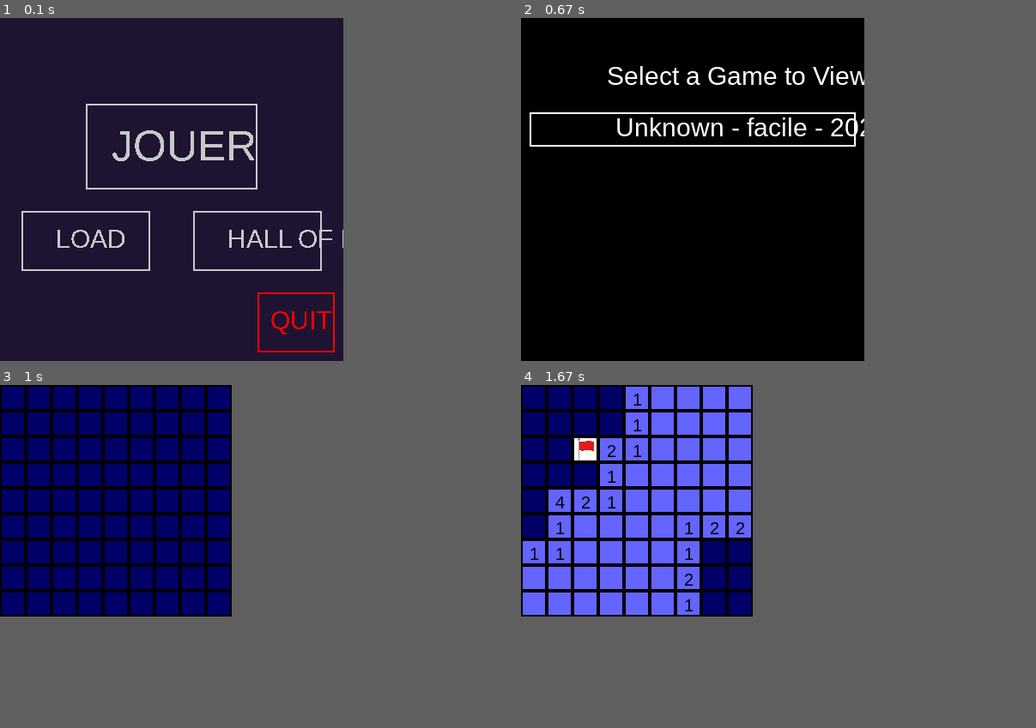
Above: before the commit, frames 1-4 (two rows, left to right).
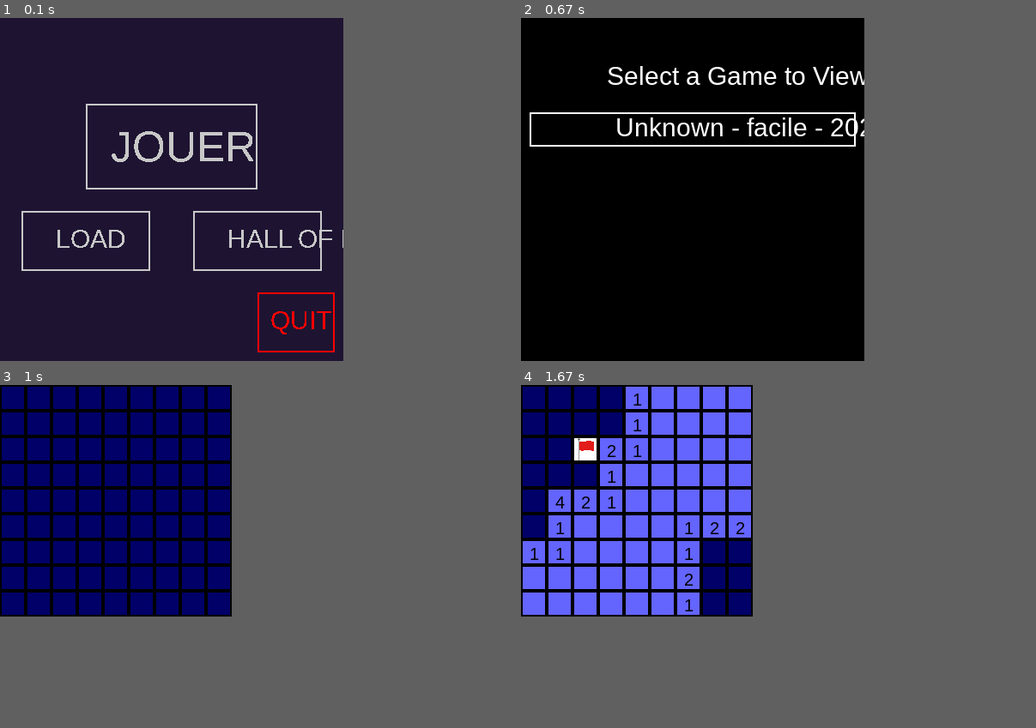
Above: after the commit, the same moments.

Repository: Raidened/demineur-python-g9
Game: pygame game, started from pygame_menus.py
Two runs of this game, one before a commit and one after it. Both use one fixed random seed, a clock stepped at 60 frames per second and the inputs below.
Inputs (mouse positions are in pixels of both pictures, inside the frame that each line leads up to):
- Up to frame 1 (0.1 s): no input
- Up to frame 2 (0.67 s): click "HALL OF FAME" at 0.38 s
- Up to frame 3 (1 s): click (66, 505) at 0.72 s
- Up to frame 4 (1.67 s): click (670, 419) at 1.05 s; right-click (582, 453) at 1.38 s

The runs differ from the first frame. In frame 1, 0.4% of the frame differs, in the area x 21-50%, y 32-42%; in frame 2, nothing differs; in frame 3, nothing differs; in frame 4, nothing differs.

Commit message:
ui improved maybe

Diff:
--- a/pygame_menus.py
+++ b/pygame_menus.py
@@ -26,7 +26,7 @@
         pygame.draw.rect(screen, WHITE, rect_load, 2)
         rect_hof = pygame.Rect(225, 225, 150, 70)
         pygame.draw.rect(screen, WHITE, rect_hof, 2)
-        screen.blit(text_jouer, (130, 120))
+        screen.blit(text_jouer, (WINDOW_WIDTH/3.1, WINDOW_HEIGHT/3.3))
         text_load = my_font.render('LOAD', False, WHITE)
         screen.blit(text_load, (65, 240))
         text_hof = my_font.render('HALL OF \n FAME', False, WHITE)
